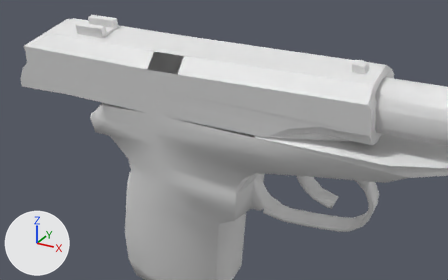
A saved change to the OBJ model Vertex_Animation_Compiler/Assets/Makarov_Pistol_Reload127.obj.
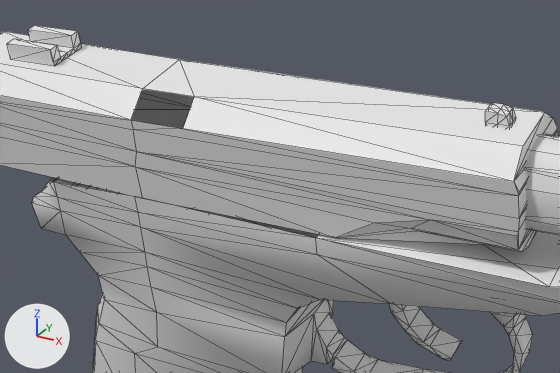
There are two pictures of each version: one whole from a 50 mm camera at (0.4794, -0.3173, 0.0414) aimed at (0.3838, -0.1435, -0.0455), one close up on the part from 16% to 88% of the width and 0% to 77% of the height. Every picture has the same lights, and +X, +Y and +Z are marked at lower left. The close-ups show mesh edges as thin lines. Where no turn or scale is listed for an object, it has been applied to the vertices.

Script lines for the objects in view, before the commit:
```python
me_rest_of_the_gun_sphere = bpy.data.meshes.new('Rest_of_the_gun_Sphere')
me_rest_of_the_gun_sphere.from_pydata(...)  # 272 vertices, 519 faces; spans x 0.327..0.478, y -0.152..-0.107, z -0.13..-0.016
# before: 164 (0.399, -0.127, -0.033), 166 (0.336, -0.152, -0.038) at pixel (48, 181), 175 (0.338, -0.152, -0.038) at pixel (53, 181), 178 (0.399, -0.152, -0.038) at pixel (315, 237), 179 (0.359, -0.152, -0.037) at pixel (134, 196)
# before: 180 (0.338, -0.127, -0.033), 181 (0.359, -0.127, -0.032), 183 (0.336, -0.127, -0.033)
me_top_slider_sphere_001 = bpy.data.meshes.new('Top_Slider_Sphere.001')
me_top_slider_sphere_001.from_pydata(...)  # 127 vertices, 227 faces; spans x 0.2975..0.4371, y -0.1557..-0.1271, z -0.0377..-0.0084
ob_rest_of_the_gun_sphere = bpy.data.objects.new('Rest_of_the_gun_Sphere', me_rest_of_the_gun_sphere)
ob_rest_of_the_gun_sphere.location = (0.0, 0.0, 0.0)
ob_top_slider_sphere_001 = bpy.data.objects.new('Top_Slider_Sphere.001', me_top_slider_sphere_001)
ob_top_slider_sphere_001.location = (0.0, 0.0, 0.0)
```
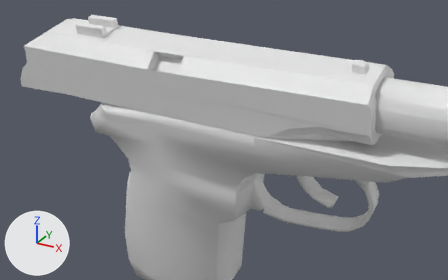
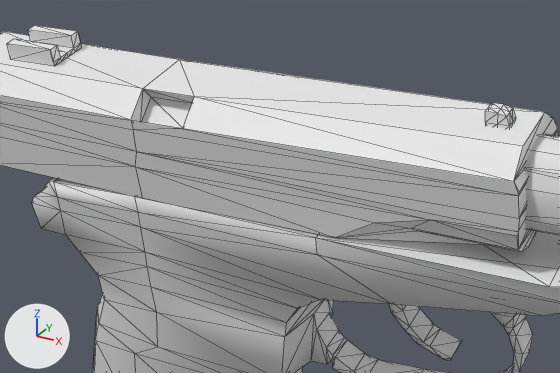
Location of each change, [x1, y1, x2, y2] in pixels of the close-ups (560 x 373 px):
```json
{"part": 1, "of": "me_rest_of_the_gun_sphere", "change": "added", "after": [50, 178, 318, 238]}
{"part": 2, "of": "me_top_slider_sphere_001", "change": "added", "after": [131, 89, 194, 129]}
```

Edits to the scene script, one JSON object a line:
```json
{"block": "me_rest_of_the_gun_sphere", "where": "me_rest_of_the_gun_sphere.from_pydata(...)  # 272 vertices, 519 faces; spans x 0.327..0.478, y -0.152..-0.107, z -0.13..-0.016"}
{"block": "me_rest_of_the_gun_sphere", "where": "# used by ob_rest_of_the_gun_sphere; location = (0.0, 0.0, 0.0)"}
{"block": "me_rest_of_the_gun_sphere", "where": "# verts and faces of me_rest_of_the_gun_sphere; kept vertices keep their numbers, new ones are numbered from 272"}
{"block": "me_rest_of_the_gun_sphere", "change": "me_rest_of_the_gun_sphere part 1"}
{"op": "add", "block": "me_rest_of_the_gun_sphere", "code": "faces += [(164, 181, 179), (175, 179, 181), (166, 175, 183), (164, 179, 178), (175, 181, 180), (175, 180, 183)]"}
{"block": "me_top_slider_sphere_001", "where": "# used by ob_top_slider_sphere_001; location = (0.0, 0.0, 0.0)"}
{"op": "remove", "block": "me_top_slider_sphere_001", "code": "me_top_slider_sphere_001.from_pydata(...)  # 127 vertices, 227 faces; spans x 0.2975..0.4371, y -0.1557..-0.1271, z -0.0377..-0.0084"}
{"op": "add", "block": "me_top_slider_sphere_001", "code": "me_top_slider_sphere_001.from_pydata(...)  # 131 vertices, 237 faces; spans x 0.2975..0.4371, y -0.1557..-0.1271, z -0.0377..-0.0084"}
{"block": "me_top_slider_sphere_001", "change": "me_top_slider_sphere_001 part 2"}
{"block": "me_top_slider_sphere_001", "change": "4 vertices are added at (0.3731, -0.1525, -0.0224), (0.3613, -0.1527, -0.0224), (0.3731, -0.1483, -0.0173), (0.3613, -0.1484, -0.0173)"}
{"block": "me_top_slider_sphere_001", "change": "10 new faces join them"}
```
